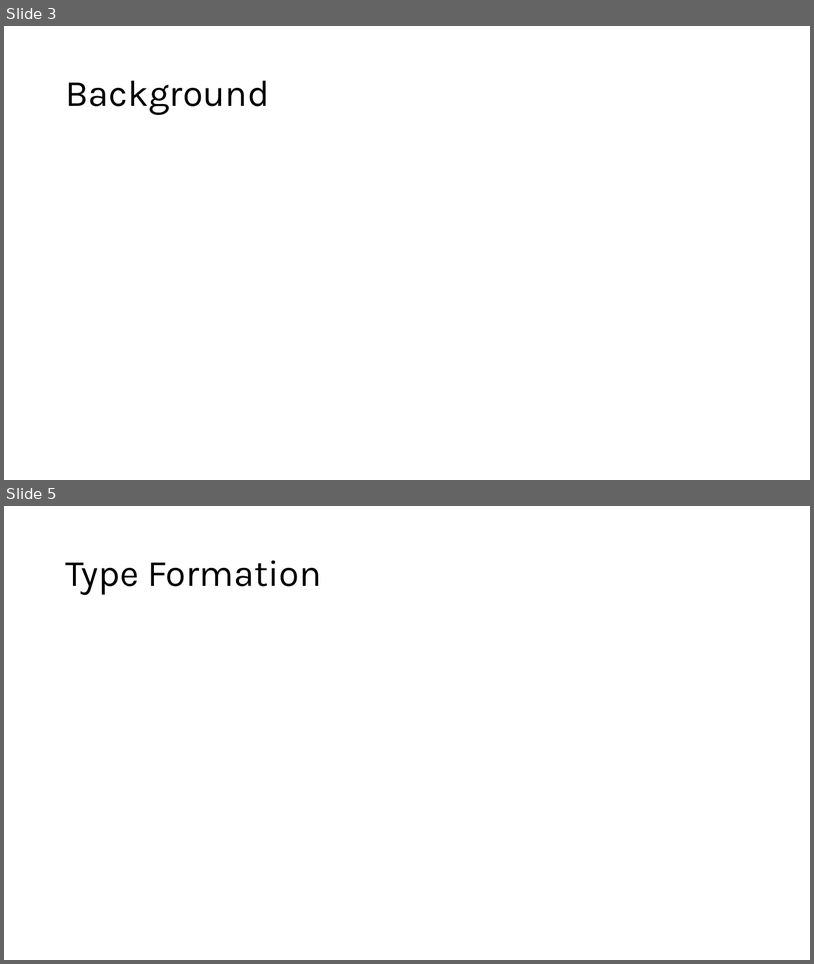
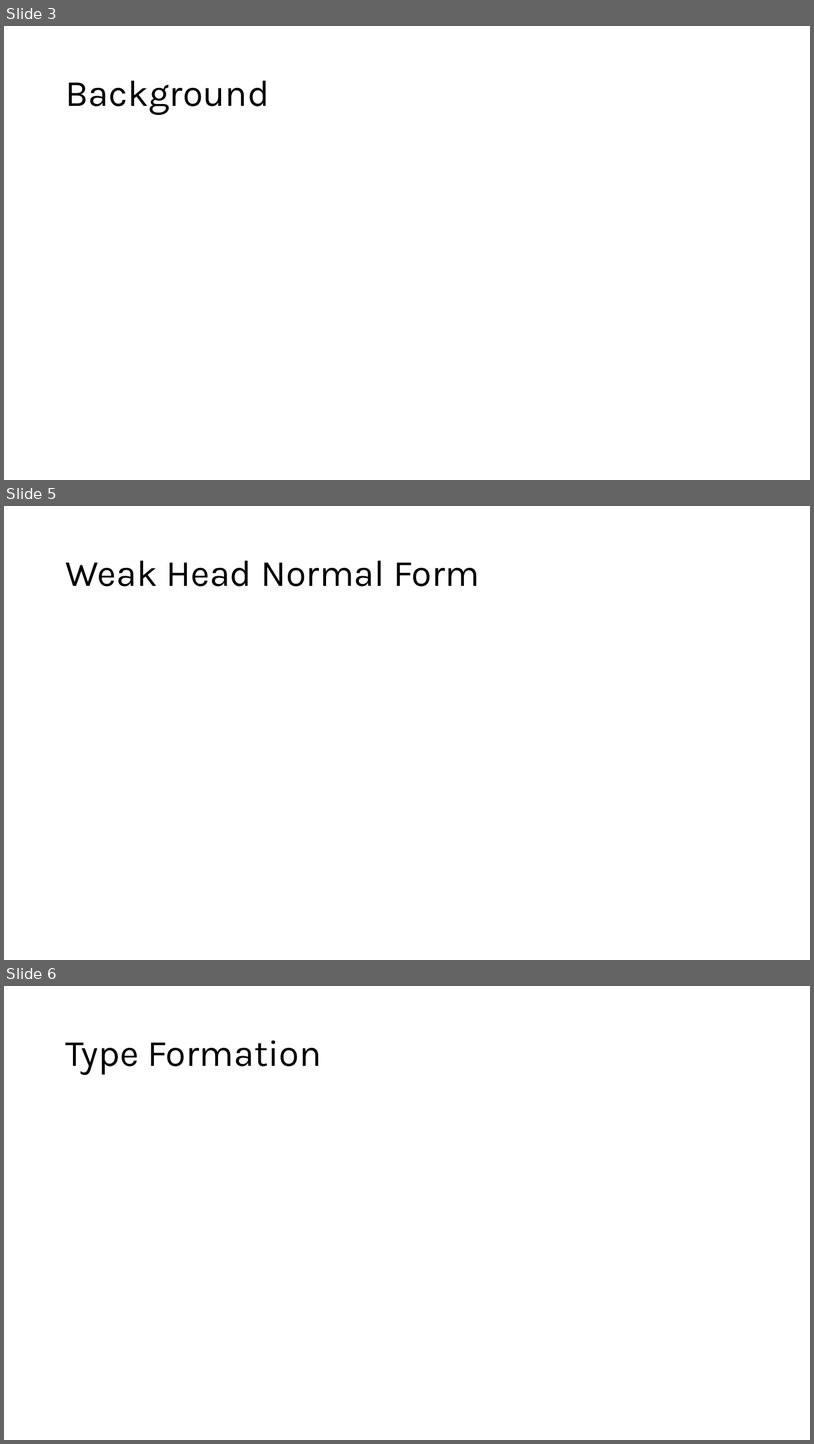
Before and after one commit to inesgarciaslopes/type-operators, a slide deck: latex/Inforum/slides/presentation.pptx. Shown one above the other, each under a label of ours: slides 3 and 5 before the commit, slides 3, 5 and 6 after it; the slides between them are not shown. The pictures are 814x964 and 814x1444 pixels, drawn with LibreOffice and Linux fonts; fonts in the diff are those of the drawing. Boxes give left, top, right and bottom in pixels: in the first picture for what was removed or moved away, otherwise in the second. Text is boxed around its words. In the diff, an @@ line names an element or a change of style, - is before the commit and + after.

```diff
--- a/latex/Inforum/slides/presentation.pptx
+++ b/latex/Inforum/slides/presentation.pptx
@@ slide 5 added at [4, 506, 810, 960], background #FFFFFF @@
@@ title added at [65, 561, 480, 586], 44 pt, text #000000 @@
+Weak Head Normal Form
@@ what was slide 5 is now slide 6 @@
```
Also in this commit, not shown: 3 slides changed, 4 other slides added, 1 slide removed.
